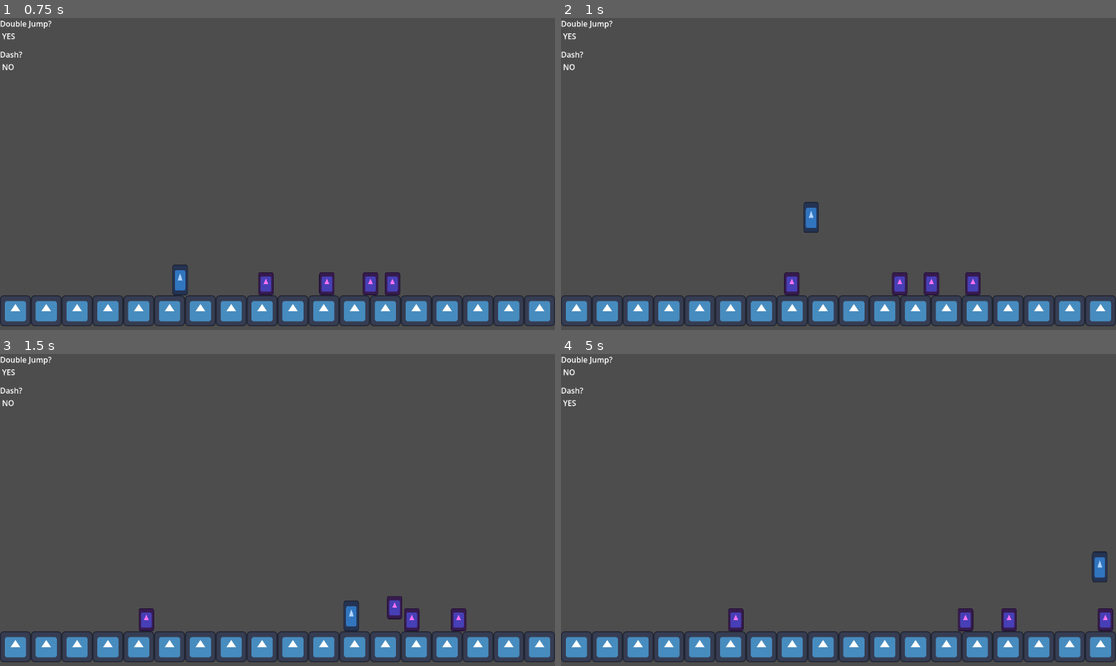
Above: before the commit, frames 1-4 (two rows, left to right).
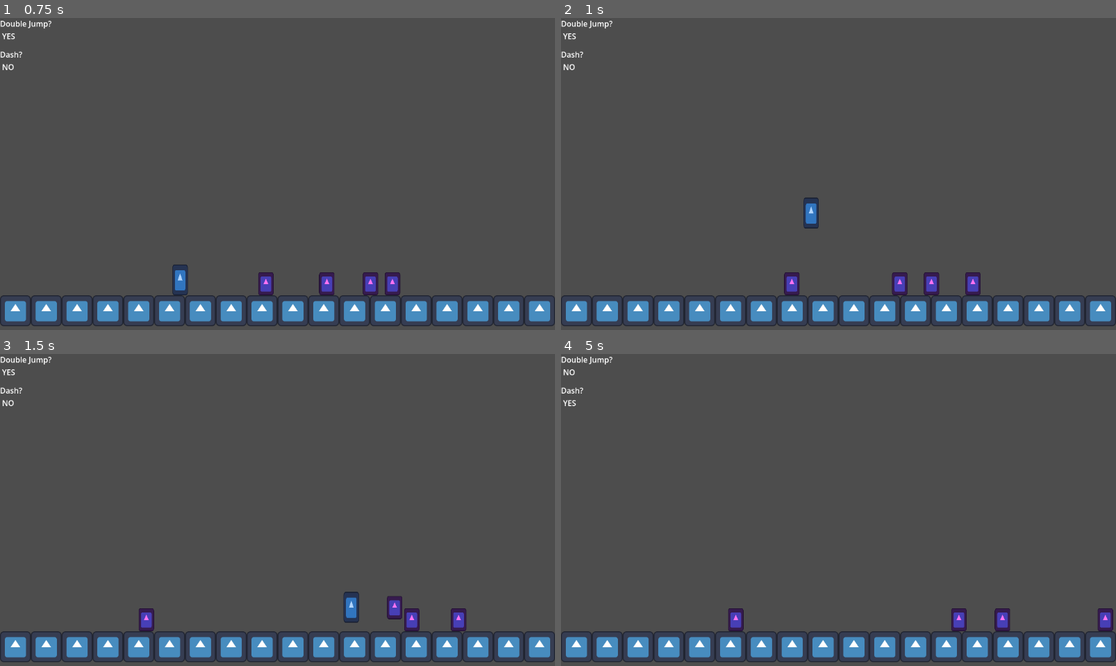
Above: after the commit, the same moments.

Repository: HeroHunterIguess/untitled-wip-game
Game: Godot game, scene res://scenes/worlds/test_scene.tscn
Same seed, same stepped clock (60 frames per second), same inputs: the game is played once before the commit and once after it. The engine's default icon, where the game draws it, is replaced by a stand-in: a white triangle on a blue panel in a dark square.
Inputs (mouse positions are in pixels of both pictures, inside the frame that each line leads up to):
- Up to frame 1 (0.75 s): move the mouse to (399, 158) at 0.52 s; hold D (right) from 0.53 s (still down); tap Shift (dash) at 0.6 s
- Up to frame 2 (1 s): keep holding D (right); tap Space (double jump) at 0.77 s
- Up to frame 3 (1.5 s): keep holding D (right); move the mouse to (166, 525) at 1.27 s; tap F (ground_slam) at 1.35 s
- Up to frame 4 (5 s): tap Space (double jump) at 1.52, 3.02, 3.77, 4.52 s; move the mouse to (894, 441) at 2.02 s; release D (right) at 2.03 s; hold A (left) 2.03-2.78 s; click (894, 441) at 2.1 s; move the mouse to (810, 572) at 2.77 s; hold D (right) 2.78-4.28 s; tap Shift (dash) at 2.85 s; move the mouse to (1005, 556) at 3.52 s; tap F (ground_slam) at 3.6 s; move the mouse to (672, 463) at 4.27 s; hold A (left) from 4.28 s (still down); click (672, 463) at 4.35 s

Frame 1 is identical in both runs. In frame 2, 0.2% of the frame differs, in the area x 43-47%, y 57-69%; in frame 3, 0.2%; in frame 4, 0.7%, in the area x 70-99%, y 63-89%.

Commit message:
update ground slam knockback

Diff:
--- a/scripts/game/player.gd
+++ b/scripts/game/player.gd
@@ -75,7 +75,7 @@
 	# check if they are jumping & perform it
 	if (Input.is_action_pressed("jump")) && can_jump:
 		coyote_timer = 0.0
-		velocity.y -= JUMP_FORCE
+		velocity.y = -JUMP_FORCE
 
 	# update position based on velocity
 	move_and_slide()
@@ -118,6 +118,8 @@
 
 	# check when ground slam hits ground
 	if slamming && is_on_floor():
+		velocity.y = -600
+
 		is_attacking = false
 		slamming = false
 
